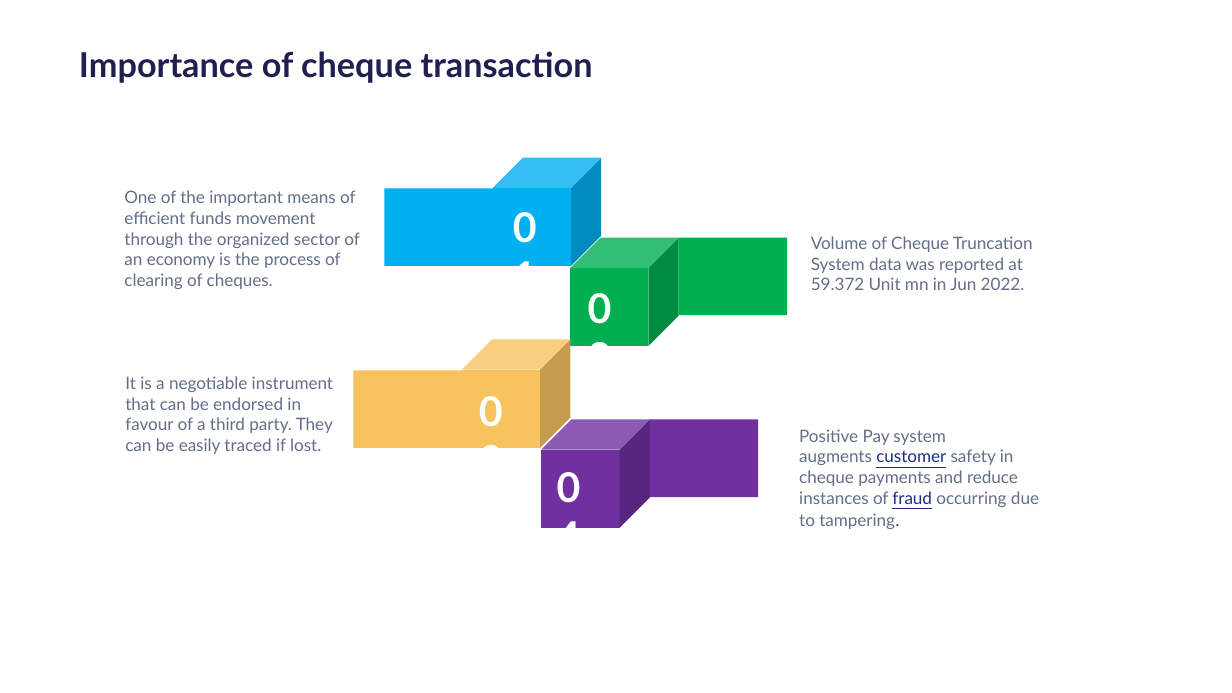
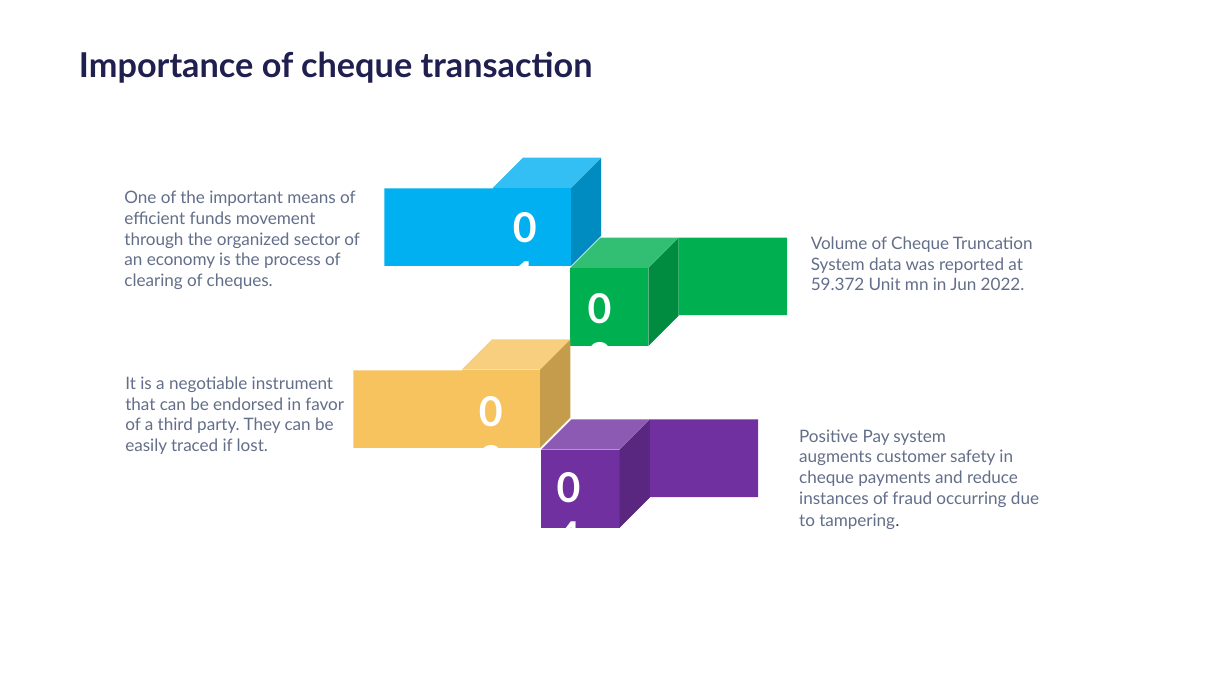
Before and after one commit to joymaitra/TechGig_Automated_cheque_process, a slide deck: slide 2 of BOB_Automated_cheque_processing_TeamSpiderMan.pptx. Drawn at 1232x693 pixels with LibreOffice and Linux fonts; fonts in the diff are those of the drawing; background and template pictures are left out. Boxes give left, top, right and bottom in pixels: in the first picture for what was removed or moved away, otherwise in the second. Text is boxed around its words. In the diff, an @@ line names an element or a change of style, - is before the commit and + after.

```diff
--- a/BOB_Automated_cheque_processing_TeamSpiderMan.pptx
+++ b/BOB_Automated_cheque_processing_TeamSpiderMan.pptx
@@ text at (125,376,344,454): text changed @@
-It is a negotiable instrument that can be endorsed in favour of a third party. They can be easily traced if lost.
+It is a negotiable instrument that can be endorsed in favor of a third party. They can be easily traced if lost.
@@ text "Positive Pay system augments customer ..." at (799,429,1039,529): text colour #1B2E85 to #636E89, underline off in "customer fraud" @@
```
Also in this commit, not shown: 1 other slide changed.
